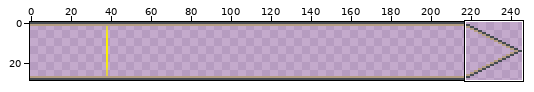
A pixel-art file gets an edit: Assets/Graphics/UI/Birding/BirdingOverlay.aseprite. Above, an overview of the earlier version with the close-up marked.
Close-up. As it was:
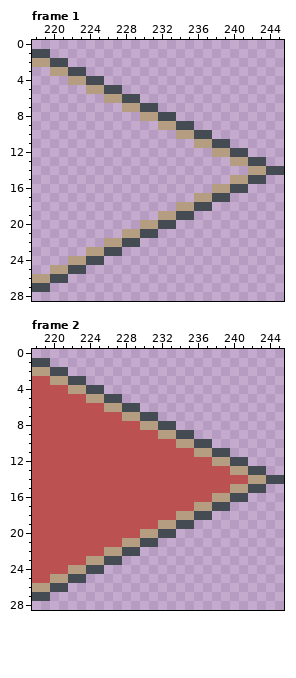
246x29 pixels, 6 frames. Colours within 5 levels of each other are drawn and written as one. Shown: frame 1: x 218..245, y 0..28; frame 2: x 218..245, y 0..28. The commit also changed other frames or places, which this record leaves out.
After the commit:
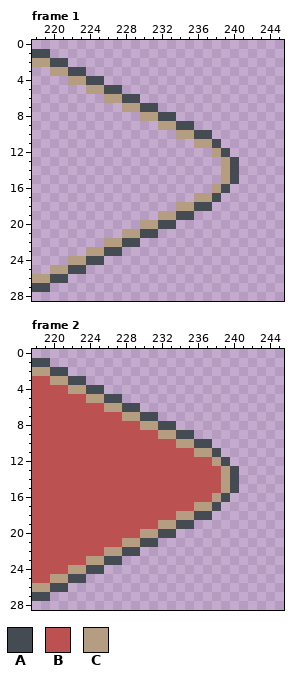
Palette (. is transparent): A #454b52  B #bb5151  C #b59d82
Diff:
Frame 1, layer "Frame":
y 11: x 239 A -> .
y 12: x 239..241 CAA -> A..
y 13: x 239..243 .CCAA -> CA...
y 14: x 239..240 .. -> CA; x 242..245 CCAA -> ....
y 15: x 239..243 .CCAA -> CA...
y 16: x 239..241 CAA -> A..
y 17: x 239 A -> .
Frame 2, layers "Mask", "Frame":
y 11: x 239 A -> .
y 12: x 239..241 CAA -> A..
y 13: x 239..243 BCCAA -> CA...
y 14: x 239..245 BBBCCAA -> CA.....
y 15: x 239..243 BCCAA -> CA...
y 16: x 239..241 CAA -> A..
y 17: x 239 A -> .
Boxes around the changes in both close-ups, in picture pixels (x1, y1, x2, y2):
changed: (221, 139, 284, 202)
changed: (221, 448, 284, 511)
